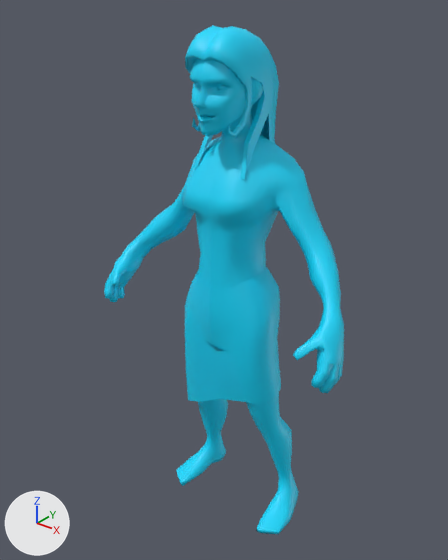
One commit to the FBX model Assets/ArtAssets/Characters/Laka/Models/Laka.fbx: the scene before it, then after it.
The view is the same before and after, from a camera (50 mm lens) standing at (0.01195, -0.01541, 0.01944) and looking at (-0.00046, 0.00011, 0.00982). The lights are fixed; the arrows at lower left show +X, +Y and +Z. Where no turn or scale is listed for an object, it has been applied to the vertices.

Objects in the first picture: 'Laka'.
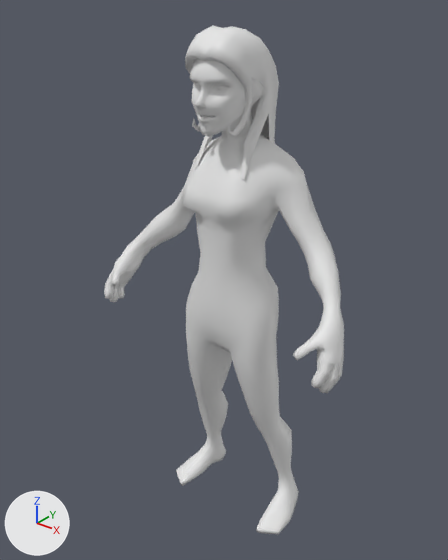
Boxes [x1, y1, x2, y2] around the edits, measured in the pictures (448 x 560 px; the box of a moved part takes in the faces that stretch with it):
part 1 of me_mesh, deleted (cyan): before [185, 267, 281, 405]
part 2 of me_mesh, moved or reshaped: [186, 67, 248, 122] in both
part 3 of me_mesh, recoloured (cyan to grey): [104, 25, 344, 534] in both

The change, as a diff of the scene's bpy script:
```diff
--- a/Assets/ArtAssets/Characters/Laka/Models/Laka.fbx.py
+++ b/Assets/ArtAssets/Characters/Laka/Models/Laka.fbx.py
@@ me_mesh @@
 # used by ob_laka; location = (0.0, 0.0, 0.0)
-me_mesh.from_pydata(...)  # 1889 vertices, 1842 faces; spans x -0.005..0.005, y -0.002..0.0021, z 0.0..0.0182
+me_mesh.from_pydata(...)  # 1789 vertices, 1756 faces; spans x -0.005..0.005, y -0.002..0.0021, z 0.0..0.0182
+# me_mesh part 1: the loose piece of 100 vertices spanning x -0.0021..0.002, y -0.0013..0.0015, z 0.0042..0.0105 is deleted
+# me_mesh part 2
+# 82 faces are deleted
+# 14 vertices move within x -0.0009..0.0009, y -0.0012..-0.0007, z 0.0166..0.0167
+# 82 new faces join them
+# me_mesh part 3: 1674 faces spanning x -0.005..0.005, y -0.002..0.0021, z 0.0..0.0182 switch from mat_matlaka (cyan #00d9ff) to no material
```
